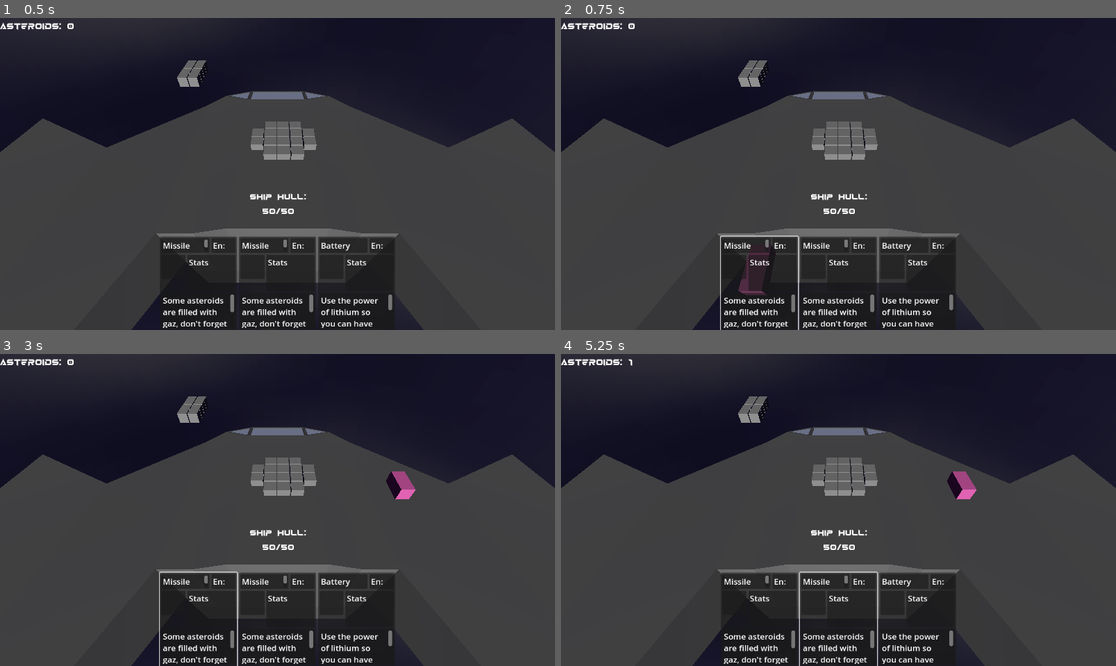
Above: before the commit, frames 1-4 (two rows, left to right).
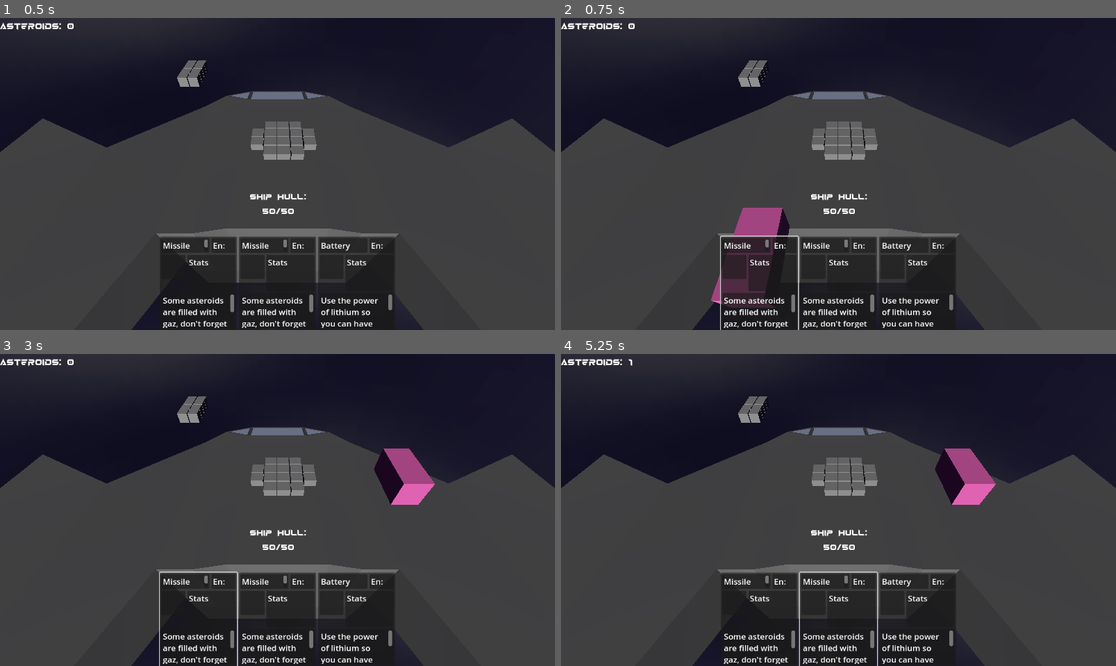
Above: after the commit, the same moments.

Repository: Xwilarg/LudumDare54
Game: Godot game, scene res://Scenes/Main.tscn
The game is run twice, just before and just after one commit, with the same random seed, the same clock (stepped at 60 frames per second) and the same inputs. Video files are missing from this copy of the repository; at most half a second of black plays in their place.
Inputs (mouse positions are in pixels of both pictures, inside the frame that each line leads up to):
- Up to frame 1 (0.5 s): no input
- Up to frame 2 (0.75 s): click (760, 283) at 0.52 s
- Up to frame 3 (3 s): click (199, 619) at 1.27 s; click (199, 619) at 2.02 s; tap Enter at 2.75 s; move the mouse to (399, 494) at 2.77 s; click (399, 494) at 2.92 s
- Up to frame 4 (5.25 s): tap Space at 3.5, 5 s; move the mouse to (727, 525) at 3.52 s; click (727, 525) at 3.67 s; tap Enter at 4.25 s; move the mouse to (894, 441) at 4.27 s; click (894, 441) at 4.42 s; move the mouse to (810, 572) at 5.02 s; click (810, 572) at 5.17 s

Frame 1 is identical in both runs. In frame 2, 1.3% of the frame differs, in the area x 27-42%, y 60-93%; in frame 3, 1.1%; in frame 4, 1.1%.

Commit message:
Attempt to fix grid override

Diff:
--- a/Scripts/CardManager.gd
+++ b/Scripts/CardManager.gd
@@ -85,7 +85,7 @@
 	if vidCount > 0:
 		var player: VideoStreamPlayer = get_node("/root/Root/UI/VideoStreamPlayer")
 		vidCount -= 1
-		if vidCount >= len(catVideo): vidCount = len(catVideo)
+		if vidCount >= len(catVideo): vidCount = len(catVideo) - 1
 		var arr = catVideo[vidCount]
 		player.stream = arr[GameManager.rng.randi_range(0, len(arr) - 1)]
 		player.play()
--- a/Scripts/GameManager.gd
+++ b/Scripts/GameManager.gd
@@ -29,7 +29,6 @@
 func load_item(b: CardUI, card: Card) -> void:
 	_selected_card = card
 	hintObject = card.previewModel.instantiate()
-	hintObject.scale = Vector3(.5, .5, .5)
 	add_child(hintObject)
 	current_button = b
 
--- a/Scripts/Grid.gd
+++ b/Scripts/Grid.gd
@@ -95,6 +95,19 @@
 			if input_shape[row][col] != self.shape[coord_row][coord_col]:
 				return false
 
+	for item in placed_items.keys():
+		var item_nrows = len(placed_items[item][1])
+		var item_ncols = len(placed_items[item][1][0])
+		for irow in range(item_nrows):
+			for icol in range(item_ncols):
+				for row in range(input_nrows):
+					for col in range(input_ncols):
+						var coord_row = input_rectangle[0][0] + row
+						var coord_col =  input_rectangle[0][1] + col
+						if coord_row == item.x + irow and coord_col == item.y + icol:
+							print("[CG] Attemped to place an element that collides with " + placed_items[item][0].name)
+							return false
+
 	# if we pass all the checks, we are good to go !
 	# TODO: check if there is another object here
 	return true
